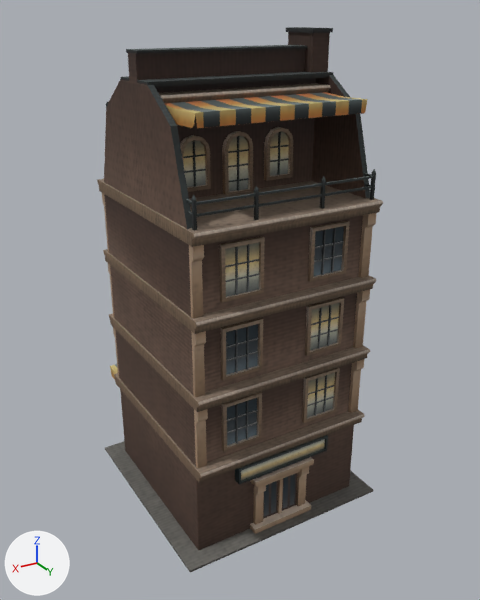
What one commit did to the FBX model Assets/XanaBuilder Assets/Models/BLD/12_ModernBuilding/BLD1210018_Building18/BLD1210018.fbx.
The view is the same before and after, from a 50 mm camera at (15.3, 27.2, 23.2) aimed at (-0.5, 0.9, 10.1). The axes (+X, +Y, +Z) are drawn at lower left. The lights are the same throughout. Where no turn or scale is listed for an object, it has been applied to the vertices. Vertices at the same position are counted once.

The first picture shows 'smBLD1210018'.
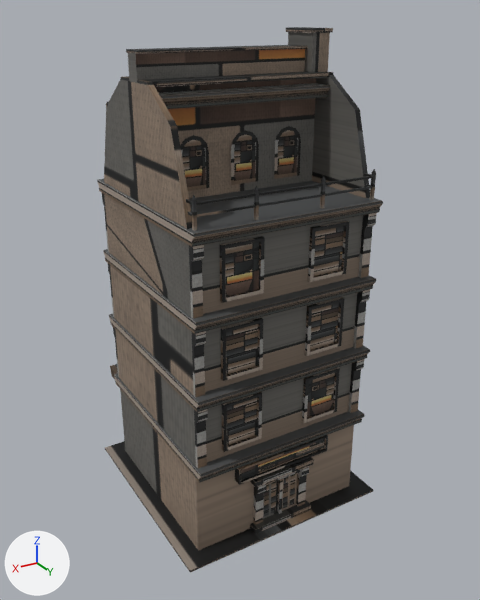
Boxes (x1, y1, x2, y2) around the edits, measured in the pictures (480 x 600 px; the box of a moved part takes in the faces that stretch with it):
part 1 of me_mesh, moved or reshaped
    before: (270, 132, 289, 176)
    after: (234, 134, 256, 181)
part 2 of me_mesh, moved or reshaped (not visible before)
    after: (277, 130, 298, 175)
part 3 of me_mesh, added
    after: (231, 130, 259, 185)
part 4 of me_mesh, added (black)
    after: (274, 126, 301, 179)
part 5 of me_mesh, deleted
    before: (164, 92, 368, 443)
part 6 of me_mesh, cut back
    before: (180, 127, 293, 195)
    after: (180, 135, 209, 191)
part 7 of me_mesh, recoloured
    both: (97, 27, 383, 572)

Diff of the bpy script that builds the scene:
```diff
--- a/Assets/XanaBuilder Assets/Models/BLD/12_ModernBuilding/BLD1210018_Building18/BLD1210018.fbx.py
+++ b/Assets/XanaBuilder Assets/Models/BLD/12_ModernBuilding/BLD1210018_Building18/BLD1210018.fbx.py
@@ img_txbld1210018_diffuse_png @@
+img_txbld1210018_diffuse_png = load_image('txBLD1210018_Diffuse.png', 'txBLD1210018_Diffuse.png', 2048, 2048, 'sRGB')
@@ mat_mtbld1210018_placemode @@
+mat_mtbld1210018_placemode = principled_material('mtBLD1210018_PlaceMode')
+mat_mtbld1210018_placemode.texture = img_txbld1210018_diffuse_png
+mat_mtbld1210018_placemode.roughness = 0.69
@@ me_mesh @@
 # used by ob_smbld1210018; location = (0.0, 0.0, 0.0)
-me_mesh.from_pydata(...)  # 1517 vertices, 886 faces; spans x -5.4..5.4, y -6.4..6.4, z 0.0..22.7
+me_mesh.from_pydata(...)  # 982 vertices, 625 faces; spans x -5.4..5.4, y -6.4..6.4, z 0.0..22.7
+# me_mesh part 1: the loose piece of 6 vertices spanning x -2.9..-1.5, y 1.6, z 16.2..18.4 is moved by (1.8, 0.0, 0.0), in mat_mtbld1210018_placemode (picture img_txbld1210018_diffuse_png)
+# me_mesh part 2: the loose piece of 6 vertices spanning x -2.9..-1.5, y 1.6, z 16.2..18.4 is moved by (-0.5, 0.0, 0.0), in mat_mtbld1210018_placemode (picture img_txbld1210018_diffuse_png)
+# me_mesh part 3: a new loose piece of 18 vertices spanning x -1.1..0.4, y 1.6, z 16.1..18.5, in mat_mtbld1210018_placemode (picture img_txbld1210018_diffuse_png)
+# me_mesh part 4: a new loose piece of 18 vertices spanning x -3.4..-2.0, y 1.6, z 16.1..18.5, in mat_mtbld1210018_placemode (picture img_txbld1210018_diffuse_png)
+# me_mesh part 5: 58 loose pieces with 467 vertices, spanning x -4.0..4.0, y -3.6..5.6, z 5.4..20.7, are deleted
+# me_mesh part 6
+# 118 vertices are removed from x -2.9..2.9, y 1.5..1.7, z 15.7..18.5
+# 86 faces are deleted
+# 14 vertices are added at x 1.5..2.9, y 1.6, z 16.1..18.5
+# 10 new faces join them
+# me_mesh part 7: 595 faces spanning x -5.4..5.4, y -6.4..6.4, z 0.0..22.7 switch from mat_material__68 (picture img_smbld1210018diffusemap_png) to mat_mtbld1210018_placemode (picture img_txbld1210018_diffuse_png)
```
